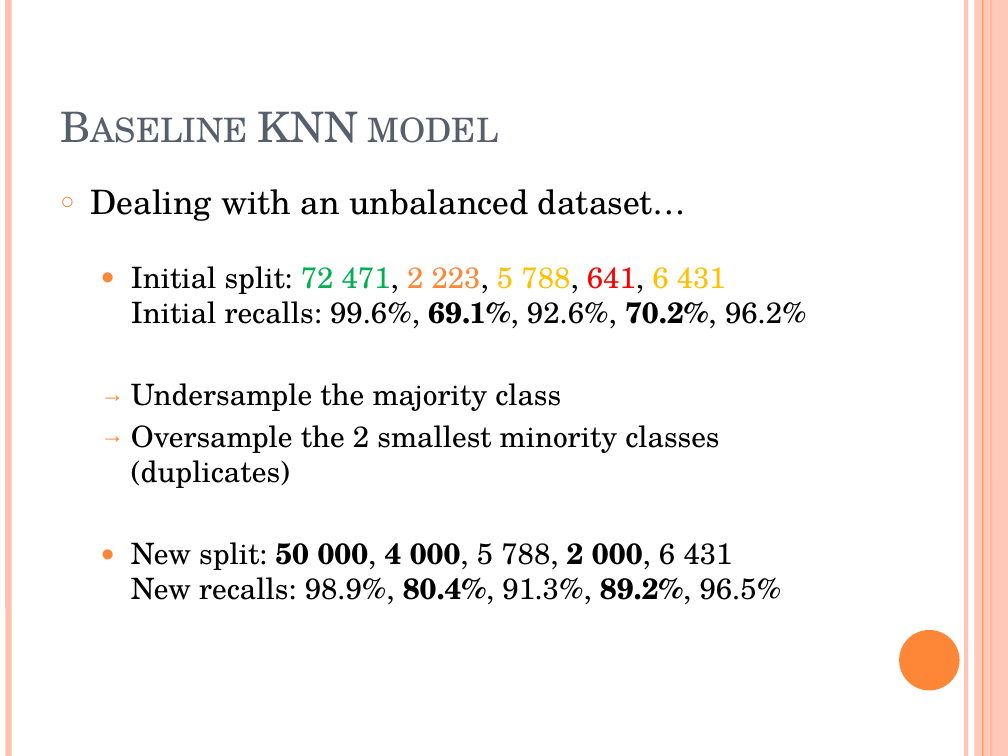
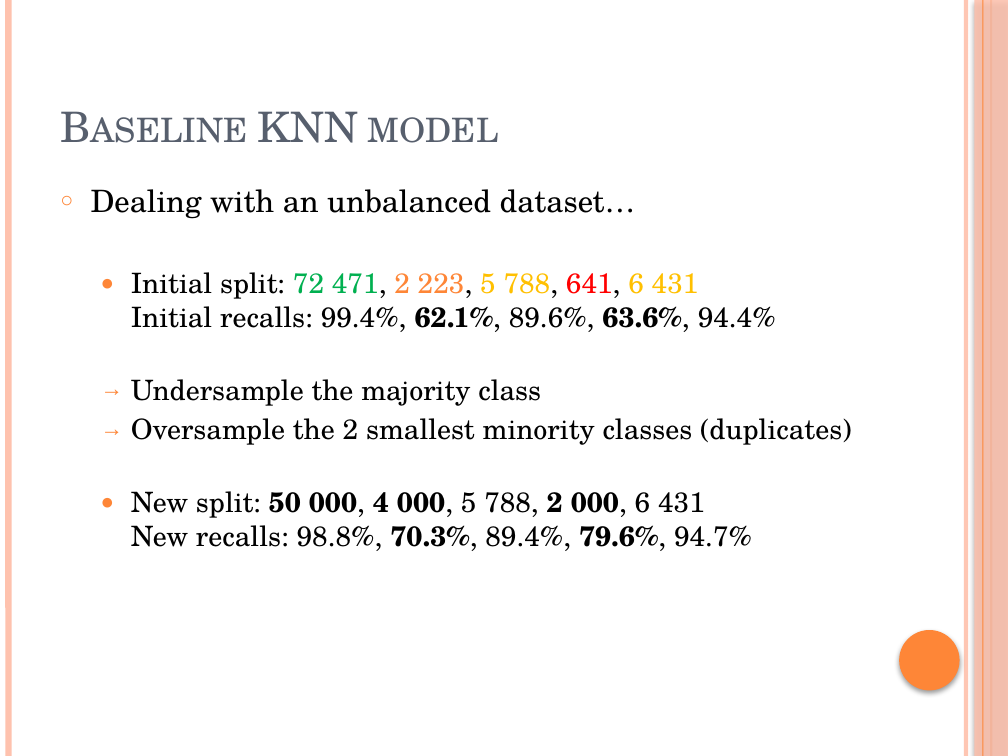
Before and after one commit to EmilieTrouillard/AdvCDA_case1, a slide deck: slide 12 of ECG_presentation_Progress3.pptx. Drawn at 1008x756 pixels with LibreOffice and Linux fonts; fonts in the diff are those of the drawing. Boxes give left, top, right and bottom in pixels: in the first picture for what was removed or moved away, otherwise in the second. Text is boxed around its words. In the diff, an @@ line names an element or a change of style, - is before the commit and + after.

```diff
--- a/ECG_presentation_Progress3.pptx
+++ b/ECG_presentation_Progress3.pptx
@@ rectangle at [975, 0, 1008, 756]: shadow on @@
@@ text at [91, 189, 852, 445]: size 24 to 22 pt in "Dealing with an unbalanced dataset…"; size 21 to 20 pt in "Undersample the majority class", "Oversample the 2 smallest minority classes (duplicates)" @@
@@ text at [131, 272, 776, 332]: text changed; size 21 to 20 pt @@
-  ● Initial split: 72 471, 2 223, 5 788, 641, 6 431
-    Initial recalls: 99.6%, 69.1%, 92.6%, 70.2%, 96.2%
+  ● Initial split: 72 471, 2 223, 5 788, 641, 6 431
+    Initial recalls: 99.4%, 62.1%, 89.6%, 63.6%, 94.4%
@@ text at [131, 491, 752, 551]: text changed; size 21 to 20 pt @@
-  ● New split: 50 000, 4 000, 5 788, 2 000, 6 431
-    New recalls: 98.9%, 80.4%, 91.3%, 89.2%, 96.5%
+  ● New split: 50 000, 4 000, 5 788, 2 000, 6 431
+    New recalls: 98.8%, 70.3%, 89.4%, 79.6%, 94.7%
@@ ellipse at [899, 630, 960, 690]: shadow on @@
```
Also in this commit, not shown: 16 other slides changed.
